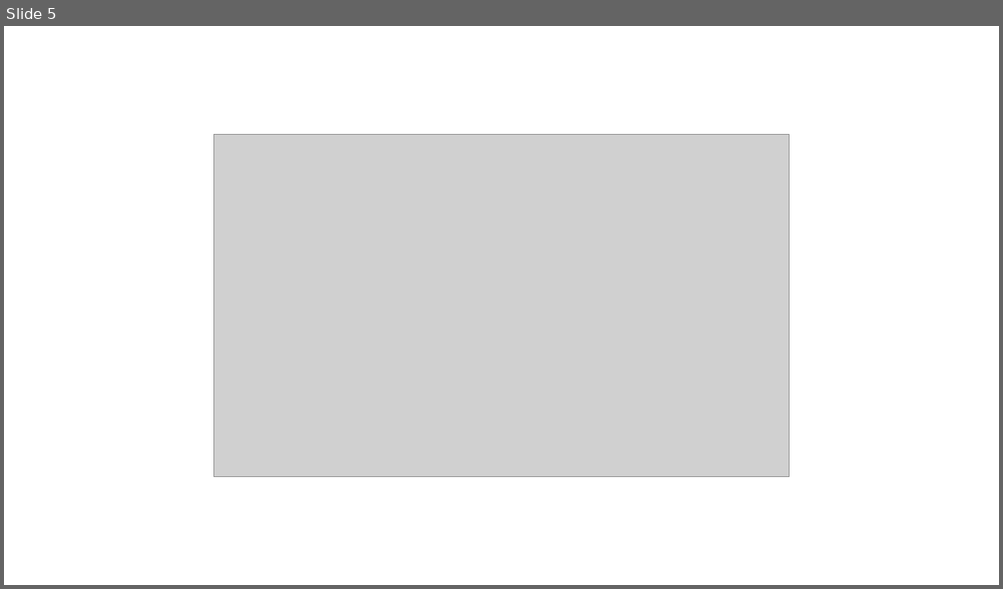
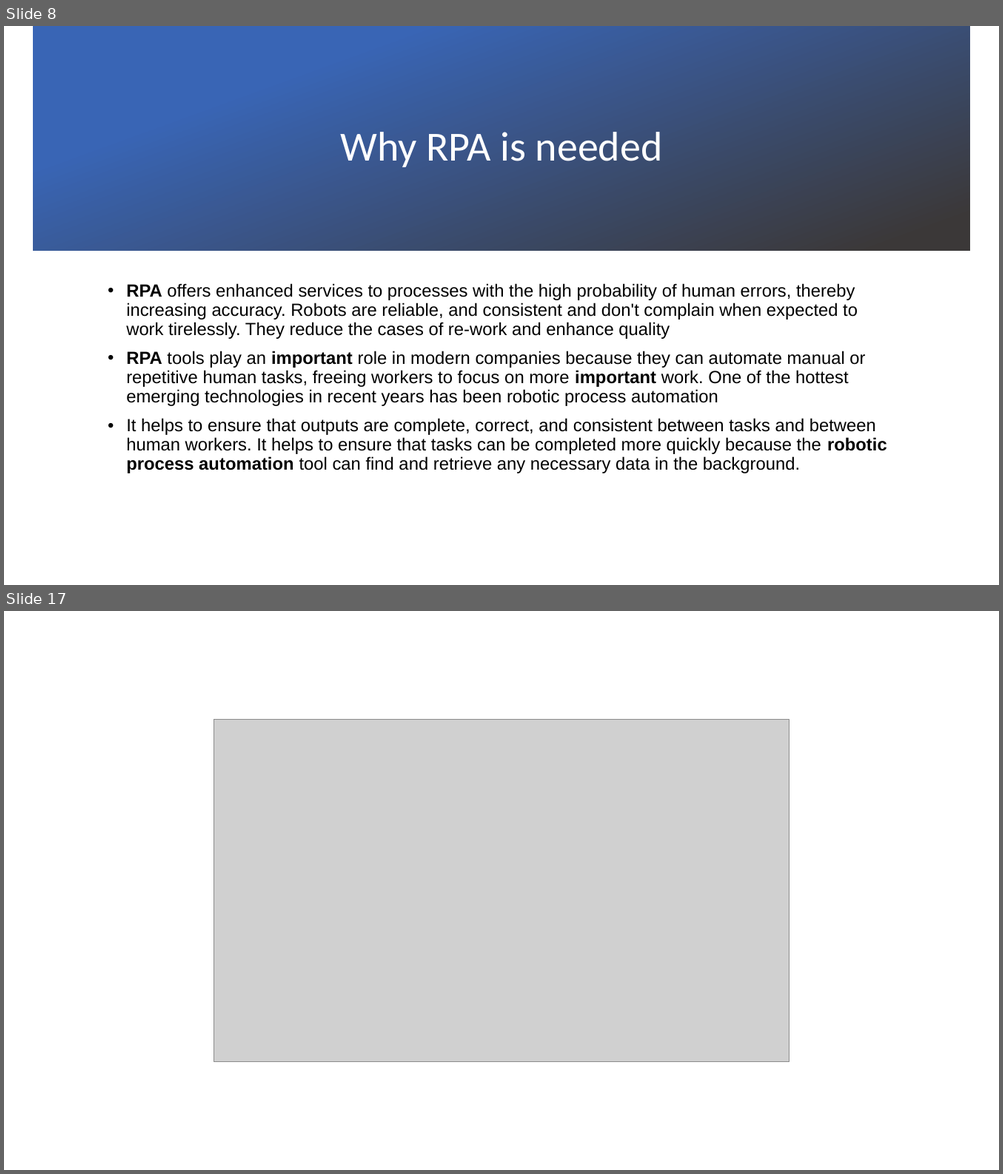
Before and after one commit to gdssclasses/gdss, a slide deck: RPA.pptx. Shown one above the other, each under a label of ours: slide 5 before the commit, slides 8 and 17 after it; the slides between them are not shown. The pictures are 1003x589 and 1003x1174 pixels, drawn with LibreOffice and Linux fonts; fonts in the diff are those of the drawing; grey boxes stand for pictures; background and template pictures are left out. Boxes give left, top, right and bottom in pixels: in the first picture for what was removed or moved away, otherwise in the second. Text is boxed around its words. In the diff, an @@ line names an element or a change of style, - is before the commit and + after.

```diff
--- a/RPA.pptx
+++ b/RPA.pptx
@@ slide 8 added at (4, 26, 999, 585), background picture (left out) @@
@@ rectangle added at (33, 26, 970, 250), fill gradient #3965B5 to #3B3838 @@
@@ title added at (340, 132, 663, 167), 40 pt, text #FFFFFF @@
+Why RPA is needed
@@ text added at (126, 284, 887, 474), 17 pt, text #000000 @@
+• RPA offers enhanced services to processes with the high probability of human errors, thereby increasing accuracy. Robots are reliable, and consistent and don't complain when expected to work tirelessly. They reduce the cases of re-work and enhance quality
+• RPA tools play an important role in modern companies because they can automate manual or repetitive human tasks, freeing workers to focus on more important work. One of the hottest emerging technologies in recent years has been robotic process automation
+• It helps to ensure that outputs are complete, correct, and consistent between tasks and between human workers. It helps to ensure that tasks can be completed more quickly because the robotic process automation tool can find and retrieve any necessary data in the background.
@@ what was slide 5 is now slide 17 @@
```
Also in this commit, not shown: 2 slides changed, 17 other slides added, 5 slides removed.
